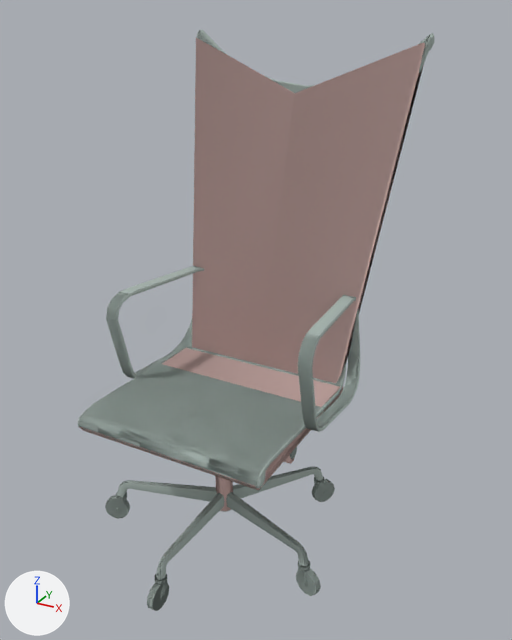
Two versions of the Blender file src/props_spytech/chair.blend, one commit apart.
Rendered twice from a 50 mm lens placed at (43.8, -70.3, 69.7), pointed at (2.8, 4.3, 32.4). Every picture has the same lights, and +X, +Y and +Z are marked at lower left. Objects named as collision shapes, trigger or cutter boxes, shadow casters or lower levels of detail are left out.

Before the edit, the objects in view are built like this:
```python
mat_chair = diffuse_material('chair')
mat_chair.base_color = (0.41, 0.484, 0.453)  # grey #acb9b3
me_chair_physics = bpy.data.meshes.new('chair_physics')
me_chair_physics.from_pydata(...)  # 53 vertices, 90 faces; spans x -16.7..16.7, y -13.9..23.9, z 4.4..65.9
me_chair_physics.materials.append(mat_phy)  # pink #e8c6c1
me_chair_reference = bpy.data.meshes.new('chair_reference')
me_chair_reference.from_pydata(...)  # 1816 vertices, 3282 faces; spans x -17.4..17.4, y -18.2..24.8, z 0.0..67.0
me_chair_reference.materials.append(mat_chair)  # grey #acb9b3
me_chair_reference_lod1 = bpy.data.meshes.new('chair_reference_lod1')
me_chair_reference_lod1.from_pydata(...)  # 1403 vertices, 2273 faces; spans x -17.4..17.4, y -18.2..24.8, z 0.0..66.9
me_chair_reference_lod1.materials.append(mat_chair)  # grey #acb9b3
ob_chair_physics = bpy.data.objects.new('chair_physics', me_chair_physics)
ob_chair_physics.location = (0.0, 0.0, 0.0)
ob_chair_reference = bpy.data.objects.new('chair_reference', me_chair_reference)
ob_chair_reference.location = (0.0, 0.0, 0.0)
ob_chair_reference_lod1 = bpy.data.objects.new('chair_reference_lod1', me_chair_reference_lod1)
ob_chair_reference_lod1.location = (0.0, 0.0, 0.0)
```
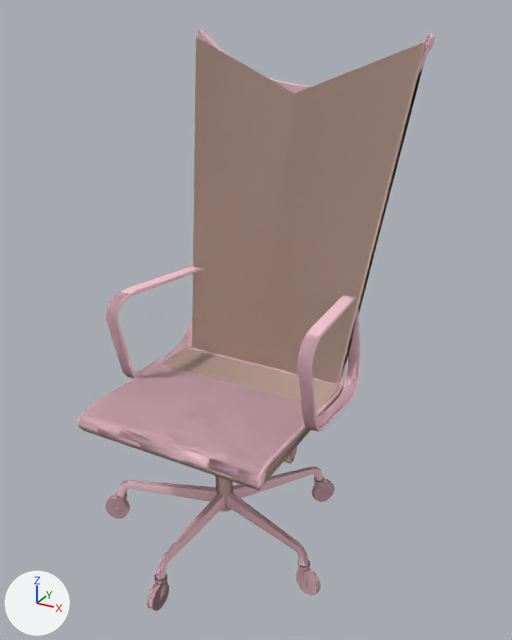
Where the change shows, as pixel boxes (x1, y1, x2, y2) in the pictures (512 x 640 px):
'chair_reference', recoloured (grey to pink)
    both: (78, 29, 435, 596)
'chair_reference_lod1', recoloured
    both: (78, 39, 432, 611)

The change in detail:
Material 'chair' (mat_chair) changes colour from grey #acb9b3 to pink #faccd7; in linear values from (0.41, 0.484, 0.453) to (0.954, 0.607, 0.68).
